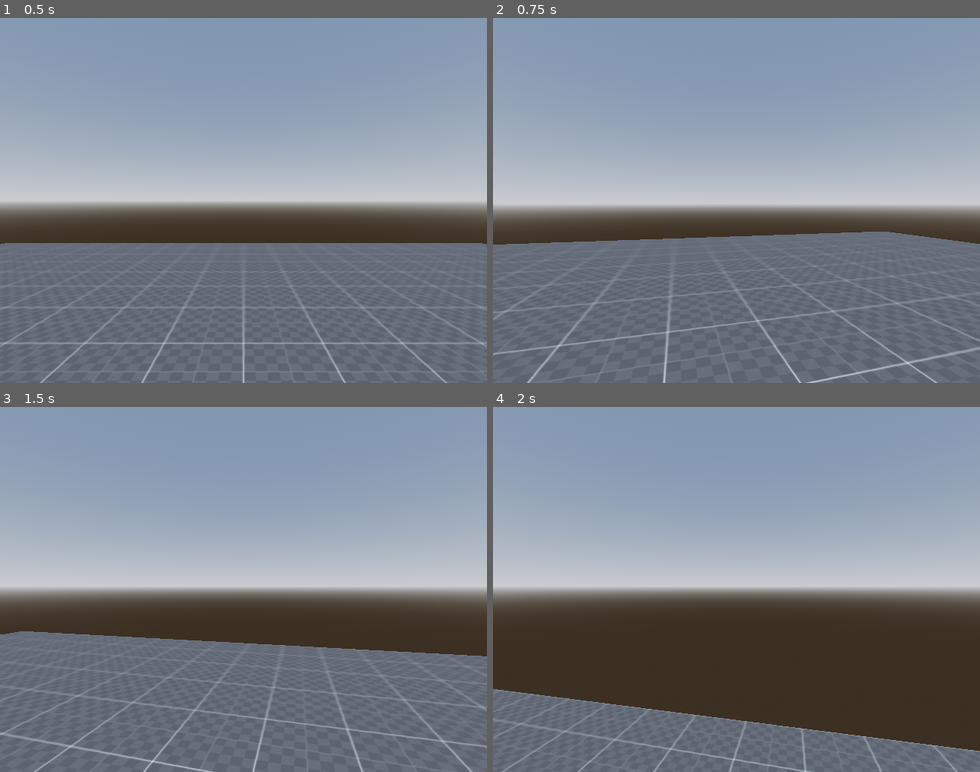
Above: before the commit, frames 1-4 (two rows, left to right).
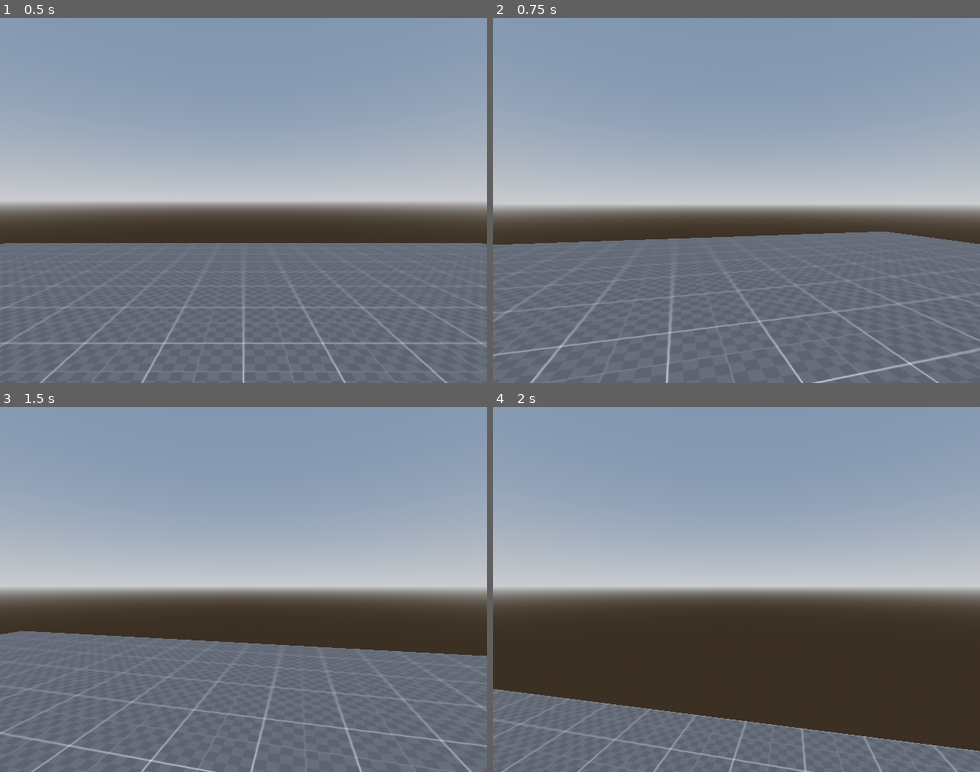
Above: after the commit, the same moments.

Repository: yatharthvishwa/Godot-FPS
Game: Godot game, scene res://Map.tscn
Two runs of this game, one before a commit and one after it. Both use one fixed random seed, a clock stepped at 60 frames per second and the inputs below. This scene is started directly instead of the project's main scene.
Inputs (mouse positions are in pixels of both pictures, inside the frame that each line leads up to):
- Up to frame 1 (0.5 s): no input
- Up to frame 2 (0.75 s): tap Enter at 0.5 s; move the mouse to (760, 200) at 0.52 s; hold W (move_forward) from 0.53 s (still down); hold Ctrl (crouch) from 0.53 s (still down); click (760, 200) at 0.67 s
- Up to frame 3 (1.5 s): keep holding W (move_forward); tap Space (jump) at 0.77, 1.07 s; tap Tab (freelook) at 0.8, 1.35 s; move the mouse to (219, 589) at 1.27 s; release Ctrl (crouch) at 1.28 s
- Up to frame 4 (2 s): keep holding W (move_forward); tap Space (jump) at 1.52, 1.82 s; tap Shift (sprint) at 1.55 s

Frame 1 is identical in both runs. In frame 2, 1.2% of the frame differs, in the area x 0-100%, y 58-100%; in frame 3, 0.8%; in frame 4, less than 0.1%.

Commit message:
added headbob

Diff:
--- a/Map.tscn
+++ b/Map.tscn
@@ -71,4 +71,6 @@
 
 [node name="Head" type="Node3D" parent="Player/Nek"]
 
-[node name="Camera3D" type="Camera3D" parent="Player/Nek/Head"]
+[node name="eyes" type="Node3D" parent="Player/Nek/Head"]
+
+[node name="Camera3D" type="Camera3D" parent="Player/Nek/Head/eyes"]
--- a/Scripts/characterControllerTut.gd
+++ b/Scripts/characterControllerTut.gd
@@ -6,7 +6,8 @@
 @onready var Standing_collision_shape = $Standing_collision_shape
 @onready var Crouching_collision_shape = $Crouching_collision_shape
 @onready var roof_check = $RoofCheck
-@onready var camera_3d = $Nek/Head/Camera3D
+@onready var camera_3d = $Nek/Head/eyes/Camera3D
+@onready var eyes = $Nek/Head/eyes
 
 
 var direction = Vector3.ZERO
@@ -36,9 +37,24 @@
 var slide_timer_max = 1.0
 var slide_vector = Vector2.ZERO
 var slide_speed = 10.0
-var slide_jump_boost_timer =0.0
-var slide_jump_boost_timer_max = 1.05
 var slide_jump_boost_velocity = 8.2
+
+#Headbobing vars
+const head_bobbing_sprinting_speed = 22.0
+const head_bobbing_walking_speed = 14.0
+const head_bobbing_crouching_speed =10.0
+	  #speed will be how fast we move side to side and up and down, intensity will be by how much
+const head_bobbing_sprinting_intensity = 0.2
+const head_bobbing_walking_intensity = 0.10
+const head_bobbing_crouching_intensity = 0.05
+	  #now we'll need variables to keep track of where we are in the sin function
+var head_bobbing_vector = Vector2.ZERO #so this vector has x and y value so it'll keep track of up and down and side to side
+var head_bobbing_index = 0.0 #this is how far along the sin function we are
+var head_bobbing_current_intesity = 0.0 #we'll just swap this value with respect to state
+
+
+
+
 
 #mouse capturing logic
 #for capturing the mouse inside the window we'll use the ready function
@@ -86,6 +102,8 @@
 			slide_timer = slide_timer_max
 			print("start")
 			slide_vector = input_dir #this line will capture our current input and repeat it for slide
+			if Input.is_action_pressed("move_back") and SLIDING: #trying to cancel our slide
+				SLIDING = false
 
 		WALKING = false
 		SPRINTING = false
@@ -121,7 +139,10 @@
 
 	#Free looking
 
-	if Input.is_action_pressed("freelook") :
+	if SLIDING:
+		camera_3d.rotation.z = lerp(camera_3d.rotation.z, deg_to_rad(5.0), delta * lerp_speed)
+
+	elif Input.is_action_pressed("freelook") :
 		FREELOOKING = true
 		camera_3d.rotation.z = -deg_to_rad(nek.rotation.y * free_look_tilt_amount)#y around neck rotate karegi toh
 	else:
@@ -139,6 +160,30 @@
 			FREELOOKING = false
 
 
+	#HANDLE HeadBOB
+
+	if SPRINTING:
+		head_bobbing_current_intesity = head_bobbing_sprinting_intensity
+		head_bobbing_index += head_bobbing_sprinting_speed * delta
+	elif WALKING:
+		head_bobbing_current_intesity = head_bobbing_walking_intensity
+		head_bobbing_index += head_bobbing_walking_speed * delta
+	elif CROUCHING:
+		head_bobbing_current_intesity = head_bobbing_crouching_intensity
+		head_bobbing_index += head_bobbing_crouching_speed * delta
+
+	if is_on_floor() and !SLIDING and !SLIDEJUMPBOOST and  input_dir != Vector2.ZERO:
+		head_bobbing_vector.y = sin(head_bobbing_index)
+		head_bobbing_vector.x = sin(head_bobbing_index/2) + 0.5
+
+		eyes.position.y = lerp(eyes.position.y, head_bobbing_vector.y * (head_bobbing_current_intesity / 1.75), delta*lerp_speed) #divinding by 2 as in headbob it moves more from side to side than up and down
+		 #ngl dividing the y headbob by 0.5 gives more aggresive feeling and can be used for future
+		eyes.position.x = lerp(eyes.position.x, head_bobbing_vector.x * (head_bobbing_current_intesity ), delta*lerp_speed)
+	else :
+		eyes.position.x = lerp(eyes.position.x, 0.0, delta*lerp_speed)
+		eyes.position.y = lerp(eyes.position.y, 0.0, delta*lerp_speed)
+
+
 
 
 	# Add the gravity.
@@ -148,22 +193,15 @@
 	# Handle jump.
 	if Input.is_action_just_pressed("jump") and is_on_floor():
 		velocity.y = jump_velocity
+		SLIDEJUMPBOOST = false
+
 
 	#SLIDEBOOSTJUMP LOGIC
 
 	if Input.is_action_just_pressed("jump") and SLIDING and is_on_floor():
-		slide_jump_boost_timer = slide_jump_boost_timer_max
+		velocity.y = slide_jump_boost_velocity
 		SLIDEJUMPBOOST = true
-		print(slide_jump_boost_timer)
-
-		if SLIDEJUMPBOOST:
-			slide_jump_boost_timer -= delta
-			velocity.y = slide_jump_boost_velocity
-
-			if slide_jump_boost_timer <=0:
-				SLIDEJUMPBOOST = false
-
-
+	else : SLIDEJUMPBOOST = false
 
 
 
@@ -183,11 +221,6 @@
 		velocity.x = direction.x * current_speed
 		velocity.z = direction.z * current_speed
 
-		#SLIDEJUMPBOOST movementum not zero when it ends
-		if SLIDEJUMPBOOST:
-			velocity.x = direction.x * (1 + slide_jump_boost_timer) * current_speed
-			velocity.z = direction.z * (1 + slide_jump_boost_timer) * current_speed
-
 		#SLIDING LOGIC
 
 		if SLIDING:
